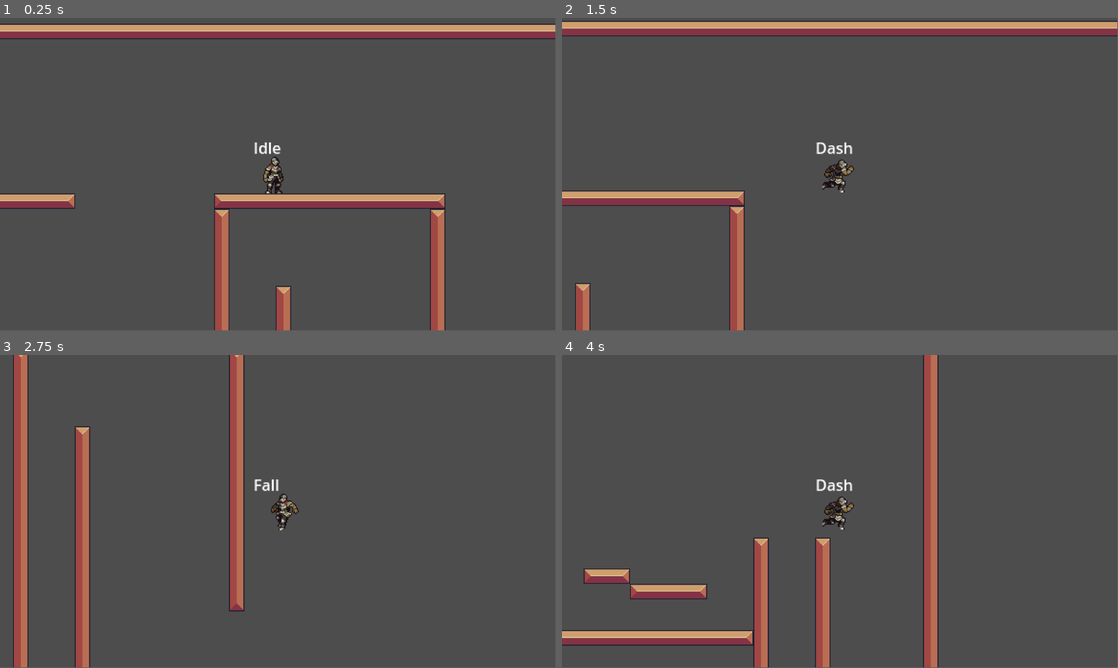
Above: before the commit, frames 1-4 (two rows, left to right).
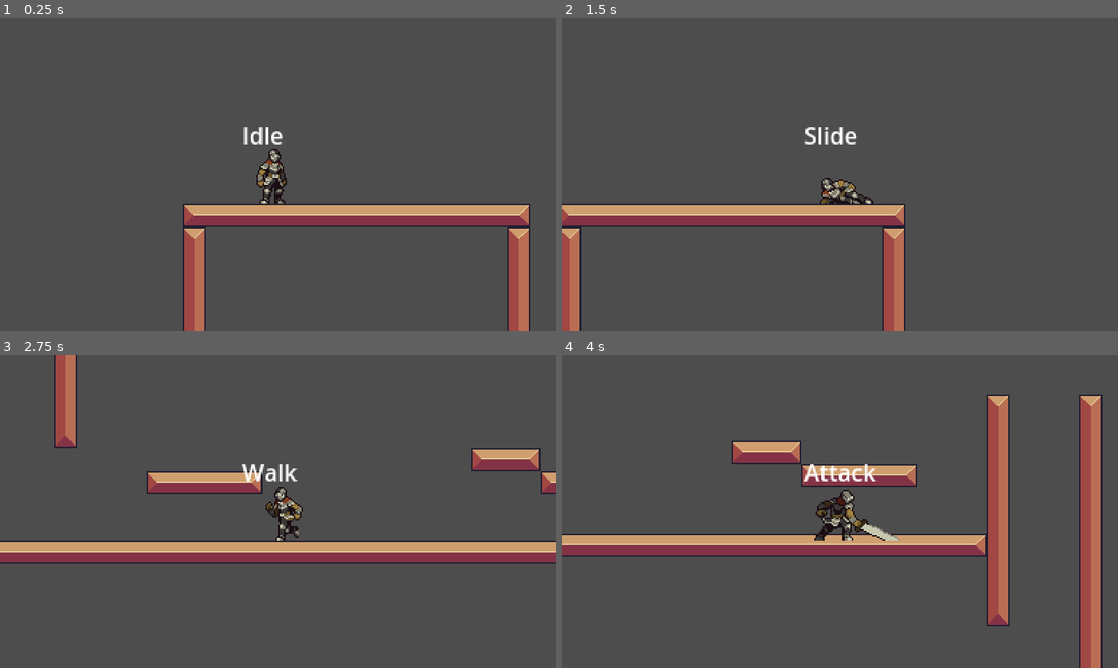
Above: after the commit, the same moments.

Repository: sschellhoff/godot_platformer
Game: Godot game, scene res://Game.tscn
Same seed, same stepped clock (60 frames per second), same inputs: the game is played once before the commit and once after it.
Inputs:
- Up to frame 1 (0.25 s): no input
- Up to frame 2 (1.5 s): tap Enter (dash) at 0.5, 0.8, 1.35 s; hold T (right) from 0.53 s (still down); tap Ctrl (attack) at 0.6 s; tap Space (jump) at 0.77 s
- Up to frame 3 (2.75 s): tap Space (jump) at 1.52 s; tap Ctrl (attack) at 1.55, 2.1 s; release T (right) at 2.03 s; hold R (left) from 2.03 s (still down); tap Enter (dash) at 2.3 s
- Up to frame 4 (4 s): release R (left) at 2.78 s; hold T (right) from 2.78 s (still down); tap Enter (dash) at 2.85, 3.8 s; tap Space (jump) at 3.02, 3.77 s; tap Ctrl (attack) at 3.05, 3.6 s
In our replay, the window is 799x449 before the commit and 800x450 after it. These sizes can differ from the game's own. Grey fills any space a smaller window leaves; there, only what the larger window draws over its background counts as a difference.

The runs differ from the first frame. In frame 1, 17% of the frame differs, in the area x 0-100%, y 1-100%; in frame 2, 15%; in frame 3, 18%; in frame 4, 23%, in the area x 0-98%, y 0-100%.

Commit message:
added attack and changed window scaling

Diff:
--- a/PlayerAnimation.gd
+++ b/PlayerAnimation.gd
@@ -4,6 +4,8 @@
 var current_animation = "idle"
 
 signal height_change(is_small: bool)
+
+signal attack_state_change(is_attack_active: bool)
 
 func _physics_process(delta):
 	if owner.velocity.x < 0:
@@ -21,6 +23,7 @@
 
 	if last_animation != current_animation:
 		emit_signal("height_change", current_animation == "slide")
+		emit_signal("attack_state_change", current_animation == "attack")
 
 
 
--- a/PlayerAnimation.tscn
+++ b/PlayerAnimation.tscn
@@ -10,59 +10,6 @@
 [ext_resource type="Texture2D" uid="uid://ddjmx0ntomj2x" path="res://assets/FreeKnight_v1/Colour1/Outline/120x80_PNGSheets/_AttackNoMovement.png" id="8_i5bhm"]
 [ext_resource type="Texture2D" uid="uid://5el5ilexhewx" path="res://assets/FreeKnight_v1/Colour1/Outline/120x80_PNGSheets/_Slide.png" id="9_aigvo"]
 
-[sub_resource type="Animation" id="Animation_4lyph"]
-resource_name = "idle"
-length = 2.0
-step = 0.2
-tracks/0/type = "value"
-tracks/0/imported = false
-tracks/0/enabled = true
-tracks/0/path = NodePath("Sprite2D:frame")
-tracks/0/interp = 1
-tracks/0/loop_wrap = true
-tracks/0/keys = {
-"times": PackedFloat32Array(0, 0.2, 0.4, 0.6, 0.8, 1, 1.2, 1.4, 1.6, 1.8, 2),
-"transitions": PackedFloat32Array(1, 1, 1, 1, 1, 1, 1, 1, 1, 1, 1),
-"update": 1,
-"values": [0, 1, 2, 3, 4, 5, 6, 7, 8, 9, 9]
-}
-tracks/1/type = "value"
-tracks/1/imported = false
-tracks/1/enabled = true
-tracks/1/path = NodePath("Sprite2D:texture")
-tracks/1/interp = 1
-tracks/1/loop_wrap = true
-tracks/1/keys = {
-"times": PackedFloat32Array(0),
-"transitions": PackedFloat32Array(1),
-"update": 1,
-"values": [ExtResource("2_ryvv2")]
-}
-tracks/2/type = "value"
-tracks/2/imported = false
-tracks/2/enabled = true
-tracks/2/path = NodePath("Sprite2D:hframes")
-tracks/2/interp = 1
-tracks/2/loop_wrap = true
-tracks/2/keys = {
-"times": PackedFloat32Array(0),
-"transitions": PackedFloat32Array(1),
-"update": 1,
-"values": [10]
-}
-tracks/3/type = "value"
-tracks/3/imported = false
-tracks/3/enabled = true
-tracks/3/path = NodePath("Sprite2D:vframes")
-tracks/3/interp = 1
-tracks/3/loop_wrap = true
-tracks/3/keys = {
-"times": PackedFloat32Array(0),
-"transitions": PackedFloat32Array(1),
-"update": 1,
-"values": [1]
-}
-
 [sub_resource type="Animation" id="Animation_8l5cw"]
 length = 0.001
 tracks/0/type = "value"
@@ -126,6 +73,111 @@
 "values": [Vector2i(0, 0)]
 }
 
+[sub_resource type="Animation" id="Animation_xwpmi"]
+resource_name = "attack"
+length = 0.4
+tracks/0/type = "value"
+tracks/0/imported = false
+tracks/0/enabled = true
+tracks/0/path = NodePath("Sprite2D:frame")
+tracks/0/interp = 1
+tracks/0/loop_wrap = true
+tracks/0/keys = {
+"times": PackedFloat32Array(0, 0.1, 0.2, 0.3),
+"transitions": PackedFloat32Array(1, 1, 1, 1),
+"update": 1,
+"values": [0, 1, 2, 3]
+}
+tracks/1/type = "value"
+tracks/1/imported = false
+tracks/1/enabled = true
+tracks/1/path = NodePath("Sprite2D:texture")
+tracks/1/interp = 1
+tracks/1/loop_wrap = true
+tracks/1/keys = {
+"times": PackedFloat32Array(0),
+"transitions": PackedFloat32Array(1),
+"update": 1,
+"values": [ExtResource("8_i5bhm")]
+}
+tracks/2/type = "value"
+tracks/2/imported = false
+tracks/2/enabled = true
+tracks/2/path = NodePath("Sprite2D:hframes")
+tracks/2/interp = 1
+tracks/2/loop_wrap = true
+tracks/2/keys = {
+"times": PackedFloat32Array(0),
+"transitions": PackedFloat32Array(1),
+"update": 1,
+"values": [4]
+}
+tracks/3/type = "value"
+tracks/3/imported = false
+tracks/3/enabled = true
+tracks/3/path = NodePath("Sprite2D:vframes")
+tracks/3/interp = 1
+tracks/3/loop_wrap = true
+tracks/3/keys = {
+"times": PackedFloat32Array(0),
+"transitions": PackedFloat32Array(1),
+"update": 1,
+"values": [1]
+}
+
+[sub_resource type="Animation" id="Animation_7rrck"]
+resource_name = "dash"
+length = 0.5
+step = 0.3
+tracks/0/type = "value"
+tracks/0/imported = false
+tracks/0/enabled = true
+tracks/0/path = NodePath("Sprite2D:frame")
+tracks/0/interp = 1
+tracks/0/loop_wrap = true
+tracks/0/keys = {
+"times": PackedFloat32Array(0, 0.3),
+"transitions": PackedFloat32Array(1, 1),
+"update": 1,
+"values": [0, 1]
+}
+tracks/1/type = "value"
+tracks/1/imported = false
+tracks/1/enabled = true
+tracks/1/path = NodePath("Sprite2D:texture")
+tracks/1/interp = 1
+tracks/1/loop_wrap = true
+tracks/1/keys = {
+"times": PackedFloat32Array(0),
+"transitions": PackedFloat32Array(1),
+"update": 1,
+"values": [ExtResource("5_p71cd")]
+}
+tracks/2/type = "value"
+tracks/2/imported = false
+tracks/2/enabled = true
+tracks/2/path = NodePath("Sprite2D:hframes")
+tracks/2/interp = 1
+tracks/2/loop_wrap = true
+tracks/2/keys = {
+"times": PackedFloat32Array(0),
+"transitions": PackedFloat32Array(1),
+"update": 1,
+"values": [2]
+}
+tracks/3/type = "value"
+tracks/3/imported = false
+tracks/3/enabled = true
+tracks/3/path = NodePath("Sprite2D:vframes")
+tracks/3/interp = 1
+tracks/3/loop_wrap = true
+tracks/3/keys = {
+"times": PackedFloat32Array(0),
+"transitions": PackedFloat32Array(1),
+"update": 1,
+"values": [1]
+}
+
 [sub_resource type="Animation" id="Animation_uegb7"]
 resource_name = "fall"
 length = 0.6
@@ -179,8 +231,10 @@
 "values": [1]
 }
 
-[sub_resource type="Animation" id="Animation_5walg"]
-resource_name = "run"
+[sub_resource type="Animation" id="Animation_4lyph"]
+resource_name = "idle"
+length = 2.0
+step = 0.2
 tracks/0/type = "value"
 tracks/0/imported = false
 tracks/0/enabled = true
@@ -188,22 +242,22 @@
 tracks/0/interp = 1
 tracks/0/loop_wrap = true
 tracks/0/keys = {
-"times": PackedFloat32Array(0, 0.1, 0.2, 0.3, 0.4, 0.5, 0.6, 0.7, 0.8, 0.9),
-"transitions": PackedFloat32Array(1, 1, 1, 1, 1, 1, 1, 1, 1, 1),
-"update": 1,
-"values": [0, 1, 2, 3, 4, 5, 6, 7, 8, 9]
-}
-tracks/1/type = "value"
-tracks/1/imported = false
-tracks/1/enabled = true
-tracks/1/path = NodePath("Sprite2D:texture")
-tracks/1/interp = 1
-tracks/1/loop_wrap = true
-tracks/1/keys = {
-"times": PackedFloat32Array(0),
-"transitions": PackedFloat32Array(1),
-"update": 1,
-"values": [ExtResource("4_44q25")]
+"times": PackedFloat32Array(0, 0.2, 0.4, 0.6, 0.8, 1, 1.2, 1.4, 1.6, 1.8, 2),
+"transitions": PackedFloat32Array(1, 1, 1, 1, 1, 1, 1, 1, 1, 1, 1),
+"update": 1,
+"values": [0, 1, 2, 3, 4, 5, 6, 7, 8, 9, 9]
+}
+tracks/1/type = "value"
+tracks/1/imported = false
+tracks/1/enabled = true
+tracks/1/path = NodePath("Sprite2D:texture")
+tracks/1/interp = 1
+tracks/1/loop_wrap = true
+tracks/1/keys = {
+"times": PackedFloat32Array(0),
+"transitions": PackedFloat32Array(1),
+"update": 1,
+"values": [ExtResource("2_ryvv2")]
 }
 tracks/2/type = "value"
 tracks/2/imported = false
@@ -216,59 +270,6 @@
 "transitions": PackedFloat32Array(1),
 "update": 1,
 "values": [10]
-}
-tracks/3/type = "value"
-tracks/3/imported = false
-tracks/3/enabled = true
-tracks/3/path = NodePath("Sprite2D:vframes")
-tracks/3/interp = 1
-tracks/3/loop_wrap = true
-tracks/3/keys = {
-"times": PackedFloat32Array(0),
-"transitions": PackedFloat32Array(1),
-"update": 1,
-"values": [1]
-}
-
-[sub_resource type="Animation" id="Animation_7rrck"]
-resource_name = "dash"
-length = 0.5
-step = 0.3
-tracks/0/type = "value"
-tracks/0/imported = false
-tracks/0/enabled = true
-tracks/0/path = NodePath("Sprite2D:frame")
-tracks/0/interp = 1
-tracks/0/loop_wrap = true
-tracks/0/keys = {
-"times": PackedFloat32Array(0, 0.3),
-"transitions": PackedFloat32Array(1, 1),
-"update": 1,
-"values": [0, 1]
-}
-tracks/1/type = "value"
-tracks/1/imported = false
-tracks/1/enabled = true
-tracks/1/path = NodePath("Sprite2D:texture")
-tracks/1/interp = 1
-tracks/1/loop_wrap = true
-tracks/1/keys = {
-"times": PackedFloat32Array(0),
-"transitions": PackedFloat32Array(1),
-"update": 1,
-"values": [ExtResource("5_p71cd")]
-}
-tracks/2/type = "value"
-tracks/2/imported = false
-tracks/2/enabled = true
-tracks/2/path = NodePath("Sprite2D:hframes")
-tracks/2/interp = 1
-tracks/2/loop_wrap = true
-tracks/2/keys = {
-"times": PackedFloat32Array(0),
-"transitions": PackedFloat32Array(1),
-"update": 1,
-"values": [2]
 }
 tracks/3/type = "value"
 tracks/3/imported = false
@@ -335,9 +336,8 @@
 "values": [1]
 }
 
-[sub_resource type="Animation" id="Animation_2fuxv"]
-resource_name = "wall_slide"
-length = 0.6
+[sub_resource type="Animation" id="Animation_5walg"]
+resource_name = "run"
 tracks/0/type = "value"
 tracks/0/imported = false
 tracks/0/enabled = true
@@ -345,86 +345,34 @@
 tracks/0/interp = 1
 tracks/0/loop_wrap = true
 tracks/0/keys = {
-"times": PackedFloat32Array(0, 0.2, 0.4),
-"transitions": PackedFloat32Array(1, 1, 1),
-"update": 1,
-"values": [0, 1, 2]
-}
-tracks/1/type = "value"
-tracks/1/imported = false
-tracks/1/enabled = true
-tracks/1/path = NodePath("Sprite2D:texture")
-tracks/1/interp = 1
-tracks/1/loop_wrap = true
-tracks/1/keys = {
-"times": PackedFloat32Array(0),
-"transitions": PackedFloat32Array(1),
-"update": 1,
-"values": [ExtResource("7_mntpo")]
-}
-tracks/2/type = "value"
-tracks/2/imported = false
-tracks/2/enabled = true
-tracks/2/path = NodePath("Sprite2D:hframes")
-tracks/2/interp = 1
-tracks/2/loop_wrap = true
-tracks/2/keys = {
-"times": PackedFloat32Array(0),
-"transitions": PackedFloat32Array(1),
-"update": 1,
-"values": [3]
-}
-tracks/3/type = "value"
-tracks/3/imported = false
-tracks/3/enabled = true
-tracks/3/path = NodePath("Sprite2D:vframes")
-tracks/3/interp = 1
-tracks/3/loop_wrap = true
-tracks/3/keys = {
-"times": PackedFloat32Array(0),
-"transitions": PackedFloat32Array(1),
-"update": 1,
-"values": [1]
-}
-
-[sub_resource type="Animation" id="Animation_xwpmi"]
-resource_name = "attack"
-length = 0.4
-tracks/0/type = "value"
-tracks/0/imported = false
-tracks/0/enabled = true
-tracks/0/path = NodePath("Sprite2D:frame")
-tracks/0/interp = 1
-tracks/0/loop_wrap = true
-tracks/0/keys = {
-"times": PackedFloat32Array(0, 0.1, 0.2, 0.3),
-"transitions": PackedFloat32Array(1, 1, 1, 1),
-"update": 1,
-"values": [0, 1, 2, 3]
-}
-tracks/1/type = "value"
-tracks/1/imported = false
-tracks/1/enabled = true
-tracks/1/path = NodePath("Sprite2D:texture")
-tracks/1/interp = 1
-tracks/1/loop_wrap = true
-tracks/1/keys = {
-"times": PackedFloat32Array(0),
-"transitions": PackedFloat32Array(1),
-"update": 1,
-"values": [ExtResource("8_i5bhm")]
-}
-tracks/2/type = "value"
-tracks/2/imported = false
-tracks/2/enabled = true
-tracks/2/path = NodePath("Sprite2D:hframes")
-tracks/2/interp = 1
-tracks/2/loop_wrap = true
-tracks/2/keys = {
-"times": PackedFloat32Array(0),
-"transitions": PackedFloat32Array(1),
-"update": 1,
-"values": [4]
+"times": PackedFloat32Array(0, 0.1, 0.2, 0.3, 0.4, 0.5, 0.6, 0.7, 0.8, 0.9),
+"transitions": PackedFloat32Array(1, 1, 1, 1, 1, 1, 1, 1, 1, 1),
+"update": 1,
+"values": [0, 1, 2, 3, 4, 5, 6, 7, 8, 9]
+}
+tracks/1/type = "value"
+tracks/1/imported = false
+tracks/1/enabled = true
+tracks/1/path = NodePath("Sprite2D:texture")
+tracks/1/interp = 1
+tracks/1/loop_wrap = true
+tracks/1/keys = {
+"times": PackedFloat32Array(0),
+"transitions": PackedFloat32Array(1),
+"update": 1,
+"values": [ExtResource("4_44q25")]
+}
+tracks/2/type = "value"
+tracks/2/imported = false
+tracks/2/enabled = true
+tracks/2/path = NodePath("Sprite2D:hframes")
+tracks/2/interp = 1
+tracks/2/loop_wrap = true
+tracks/2/keys = {
+"times": PackedFloat32Array(0),
+"transitions": PackedFloat32Array(1),
+"update": 1,
+"values": [10]
 }
 tracks/3/type = "value"
 tracks/3/imported = false
@@ -478,6 +426,58 @@
 "transitions": PackedFloat32Array(1),
 "update": 1,
 "values": [2]
+}
+tracks/3/type = "value"
+tracks/3/imported = false
+tracks/3/enabled = true
+tracks/3/path = NodePath("Sprite2D:vframes")
+tracks/3/interp = 1
+tracks/3/loop_wrap = true
+tracks/3/keys = {
+"times": PackedFloat32Array(0),
+"transitions": PackedFloat32Array(1),
+"update": 1,
+"values": [1]
+}
+
+[sub_resource type="Animation" id="Animation_2fuxv"]
+resource_name = "wall_slide"
+length = 0.6
+tracks/0/type = "value"
+tracks/0/imported = false
+tracks/0/enabled = true
+tracks/0/path = NodePath("Sprite2D:frame")
+tracks/0/interp = 1
+tracks/0/loop_wrap = true
+tracks/0/keys = {
+"times": PackedFloat32Array(0, 0.2, 0.4),
+"transitions": PackedFloat32Array(1, 1, 1),
+"update": 1,
+"values": [0, 1, 2]
+}
+tracks/1/type = "value"
+tracks/1/imported = false
+tracks/1/enabled = true
+tracks/1/path = NodePath("Sprite2D:texture")
+tracks/1/interp = 1
+tracks/1/loop_wrap = true
+tracks/1/keys = {
+"times": PackedFloat32Array(0),
+"transitions": PackedFloat32Array(1),
+"update": 1,
+"values": [ExtResource("7_mntpo")]
+}
+tracks/2/type = "value"
+tracks/2/imported = false
+tracks/2/enabled = true
+tracks/2/path = NodePath("Sprite2D:hframes")
+tracks/2/interp = 1
+tracks/2/loop_wrap = true
+tracks/2/keys = {
+"times": PackedFloat32Array(0),
+"transitions": PackedFloat32Array(1),
+"update": 1,
+"values": [3]
 }
 tracks/3/type = "value"
 tracks/3/imported = false
--- a/player/Player.tscn
+++ b/player/Player.tscn
@@ -8,6 +8,7 @@
 [ext_resource type="Script" path="res://player/statemachine/dash.gd" id="6_frlrf"]
 [ext_resource type="Script" path="res://player/StateName.gd" id="7_1iq7l"]
 [ext_resource type="Script" path="res://player/statemachine/Slide.gd" id="8_8np4d"]
+[ext_resource type="Script" path="res://player/statemachine/Attack.gd" id="8_d2061"]
 [ext_resource type="PackedScene" uid="uid://byvoeqv3gdr4y" path="res://PlayerAnimation.tscn" id="9_mi5fs"]
 
 [sub_resource type="RectangleShape2D" id="RectangleShape2D_v6s73"]
@@ -15,10 +16,13 @@
 
 [sub_resource type="RectangleShape2D" id="RectangleShape2D_8p2iv"]
 
+[sub_resource type="RectangleShape2D" id="RectangleShape2D_sg4bb"]
+size = Vector2(32, 36)
+
 [node name="Player" type="CharacterBody2D"]
+collision_layer = 2
 
 [node name="Camera2D" type="Camera2D" parent="."]
-zoom = Vector2(2, 2)
 
 [node name="WallDetectorTop" type="RayCast2D" parent="."]
 position = Vector2(2.08165e-12, -2)
@@ -52,6 +56,9 @@
 [node name="Slide" type="Node" parent="Statemachine"]
 script = ExtResource("8_8np4d")
 
+[node name="Attack" type="Node" parent="Statemachine"]
+script = ExtResource("8_d2061")
+
 [node name="StateName" type="Label" parent="."]
 offset_left = -25.0
 offset_top = -39.0
@@ -71,6 +78,15 @@
 position = Vector2(-1, 10)
 shape = SubResource("RectangleShape2D_8p2iv")
 
+[node name="AttackShape" type="Area2D" parent="."]
+collision_layer = 4
+collision_mask = 40
+
+[node name="AttackCollider" type="CollisionShape2D" parent="AttackShape"]
+position = Vector2(28, 1)
+shape = SubResource("RectangleShape2D_sg4bb")
+
 [connection signal="transitioned" from="Statemachine" to="StateName" method="_on_statemachine_transitioned"]
 [connection signal="transitioned" from="Statemachine" to="PlayerAnimation" method="_on_statemachine_transitioned"]
+[connection signal="attack_state_change" from="PlayerAnimation" to="Statemachine" method="_on_player_animation_attack_state_change"]
 [connection signal="height_change" from="PlayerAnimation" to="Statemachine" method="_on_player_animation_height_change"]
--- /dev/null
+++ b/player/statemachine/Attack.gd
@@ -0,0 +1,37 @@
+extends PlayerState
+
+
+const ATTACK_TIME := 0.4
+
+const GRAVITY = 20
+const AIR_HANG_THRESHOLD := 50
+const AIR_HANG_FACTOR := 0.8
+
+var attack_timer: Timer
+
+
+func _ready() -> void:
+	attack_timer = Timer.new()
+	attack_timer.connect("timeout", _on_attack_timer_stopped)
+	attack_timer.one_shot = true
+	add_child(attack_timer)
+
+
+func enter(data:= {}) -> void:
+	if !data.has("keep_speed") || !data.get("keep_speed"):
+		entity.velocity.x = 0
+	attack_timer.start(ATTACK_TIME)
+
+
+func exit() -> void:
+	attack_timer.stop()
+
+
+func physic(delta: float) -> void:
+	entity.velocity.y += get_gravity(GRAVITY, AIR_HANG_FACTOR, AIR_HANG_THRESHOLD)
+
+	entity.move_and_slide()
+
+
+func _on_attack_timer_stopped():
+	request_fall(false)
--- a/player/statemachine/PlayerState.gd
+++ b/player/statemachine/PlayerState.gd
@@ -21,6 +21,10 @@
 
 func request_wall_jump(speed: float) -> void:
 	request_transition("Fall", {jump = 0, speed = speed})
+
+
+func request_attack(keep_speed := false) -> void:
+	request_transition("Attack", {keep_speed = keep_speed})
 
 
 func request_dash(direction: float) -> void:
@@ -53,6 +57,10 @@
 
 func want_jump() -> bool:
 	return Input.is_action_just_pressed("jump")
+
+
+func want_attack() -> bool:
+	return Input.is_action_just_pressed("attack")
 
 
 func want_and_can_dash() -> bool:
@@ -126,3 +134,9 @@
 	if want_move_in_current_direction():
 		return acceleration
 	return acceleration * acceleration_other_direction_factor
+
+
+func get_gravity(base_gravity: float, air_hang_factor: float, air_hang_threshold: float) -> float:
+	if abs(entity.velocity.y) < air_hang_threshold:
+		return base_gravity * air_hang_factor
+	return base_gravity
--- a/player/statemachine/Statemachine.gd
+++ b/player/statemachine/Statemachine.gd
@@ -25,9 +25,11 @@
 	if owner.velocity.x > 0:
 		$"../WallDetectorTop".scale.y = 1
 		$"../WallDetectorBottom".scale.y = 1
+		$"../AttackShape/AttackCollider".position.x = 28
 	elif owner.velocity.x < 0:
 		$"../WallDetectorTop".scale.y = -1
 		$"../WallDetectorBottom".scale.y = -1
+		$"../AttackShape/AttackCollider".position.x = -28
 
 
 func _process(delta: float) -> void:
@@ -61,3 +63,7 @@
 	else:
 		$"../StandCollision".disabled = false
 		$"../SlideCollision".disabled = true
+
+
+func _on_player_animation_attack_state_change(is_attack_active):
+	$"../AttackShape/AttackCollider".disabled = !is_attack_active
--- a/player/statemachine/fall.gd
+++ b/player/statemachine/fall.gd
@@ -80,7 +80,7 @@
 
 	entity.move_and_slide()
 
-	entity.velocity.y += get_gravity()
+	entity.velocity.y += get_gravity(GRAVITY, AIR_HANG_FACTOR, AIR_HANG_THRESHOLD)
 
 	handle_jump_cap()
 
@@ -90,7 +90,8 @@
 
 	if want_jump() and can_coyote_jump:
 		request_jump()
-
+	elif want_attack():
+		request_attack(true)
 	elif on_wall() && want_move_horizontal():
 		request_wall()
 	elif want_jump():
@@ -125,13 +126,6 @@
 	else:
 		request_walk()
 
-func get_gravity() -> float:
-	if false:
-		pass
-	elif abs(entity.velocity.y) < AIR_HANG_THRESHOLD:
-		return GRAVITY * AIR_HANG_FACTOR
-	return GRAVITY
-
 
 func _on_coyote_timer_timeout():
 	can_coyote_jump = false
--- a/player/statemachine/idle.gd
+++ b/player/statemachine/idle.gd
@@ -12,5 +12,7 @@
 
 	if want_jump():
 		request_jump()
+	if want_attack():
+		request_attack()
 	elif want_move_horizontal():
 		request_walk()
--- a/player/statemachine/walk.gd
+++ b/player/statemachine/walk.gd
@@ -18,6 +18,8 @@
 
 	if want_jump():
 		request_jump()
+	elif want_attack():
+		request_attack()
 	elif stands_still():
 		request_idle()
 	elif want_and_can_slide():
--- a/project.godot
+++ b/project.godot
@@ -14,6 +14,11 @@
 run/main_scene="res://Game.tscn"
 config/features=PackedStringArray("4.0", "Forward Plus")
 config/icon="res://icon.svg"
+
+[display]
+
+window/stretch/mode="viewport"
+window/stretch/scale=3.0
 
 [input]
 
@@ -45,6 +50,15 @@
 ]
 }
 
+[layer_names]
+
+2d_physics/layer_1="world"
+2d_physics/layer_2="player"
+2d_physics/layer_3="player_attack"
+2d_physics/layer_4="enemy"
+2d_physics/layer_5="enemy_attack"
+2d_physics/layer_6="destoyable"
+
 [rendering]
 
 textures/canvas_textures/default_texture_filter=0
Not shown: 1 places in player/Player.tscn that only renumber resources
